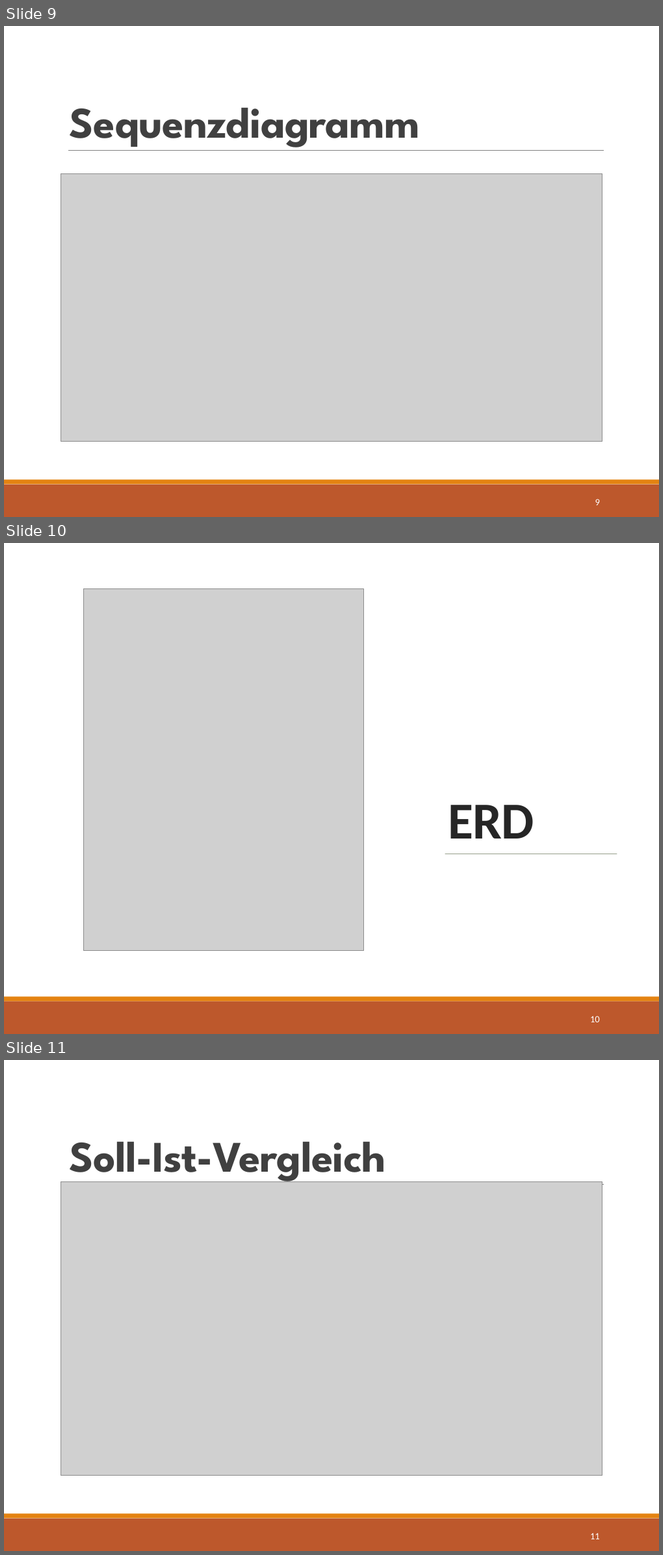
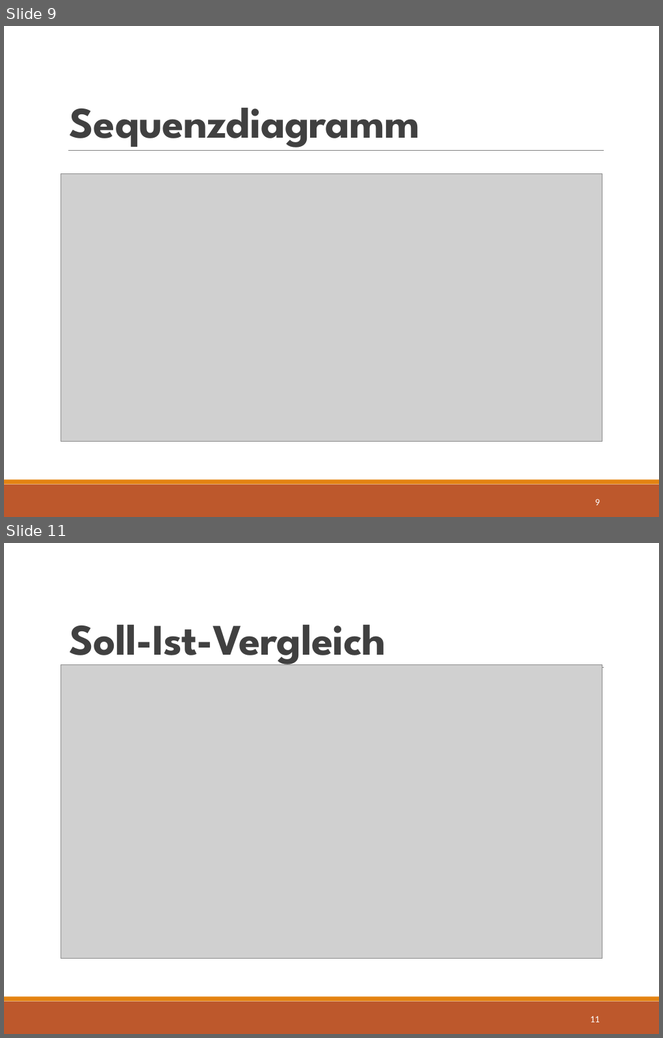
Before and after one commit to Dusty0071/OberstufenProjekt, a slide deck: Präsentation/FIA63-Gruppe#3-PRAES.pptx. Shown one above the other, each under a label of ours: slides 9, 10 and 11 before the commit, slides 9 and 11 after it; the slides between them are not shown. The pictures are 663x1555 and 663x1038 pixels, drawn with LibreOffice and Linux fonts; fonts in the diff are those of the drawing; grey boxes stand for pictures. Boxes give left, top, right and bottom in pixels: in the first picture for what was removed or moved away, otherwise in the second. Text is boxed around its words. In the diff, an @@ line names an element or a change of style, - is before the commit and + after.

Commit message:
UPDATE

```diff
--- a/Präsentation/FIA63-Gruppe#3-PRAES.pptx
+++ b/Präsentation/FIA63-Gruppe#3-PRAES.pptx
@@ slide 10 removed at [4,543,659,1034], background #FFFFFF @@
@@ rectangle removed at [4,543,659,997] @@
@@ picture removed at [84,589,364,951] @@
@@ title removed at [448,805,534,839] @@
-ERD
@@ line removed from (445, 854) to (617, 854) @@
@@ rectangle removed at [4,997,659,1002] @@
@@ rectangle removed at [4,1002,659,1034] @@
@@ page number removed at [590,1016,600,1023] @@
-10
```
Also in this commit, not shown: 1 slide added.
